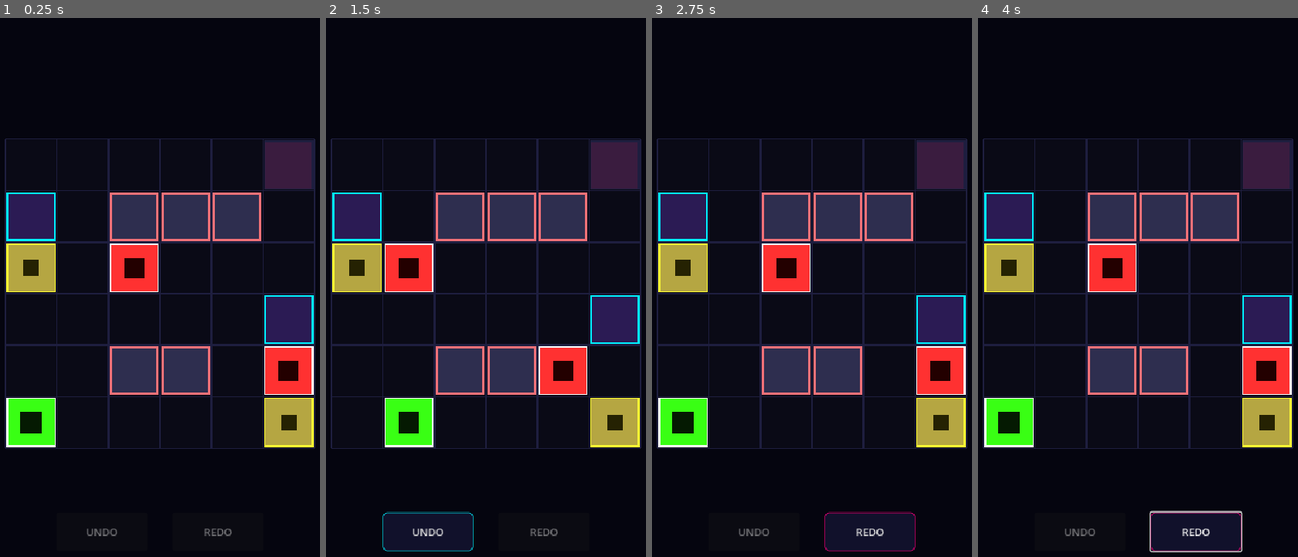
Above: before the commit, frames 1-4 (left to right).
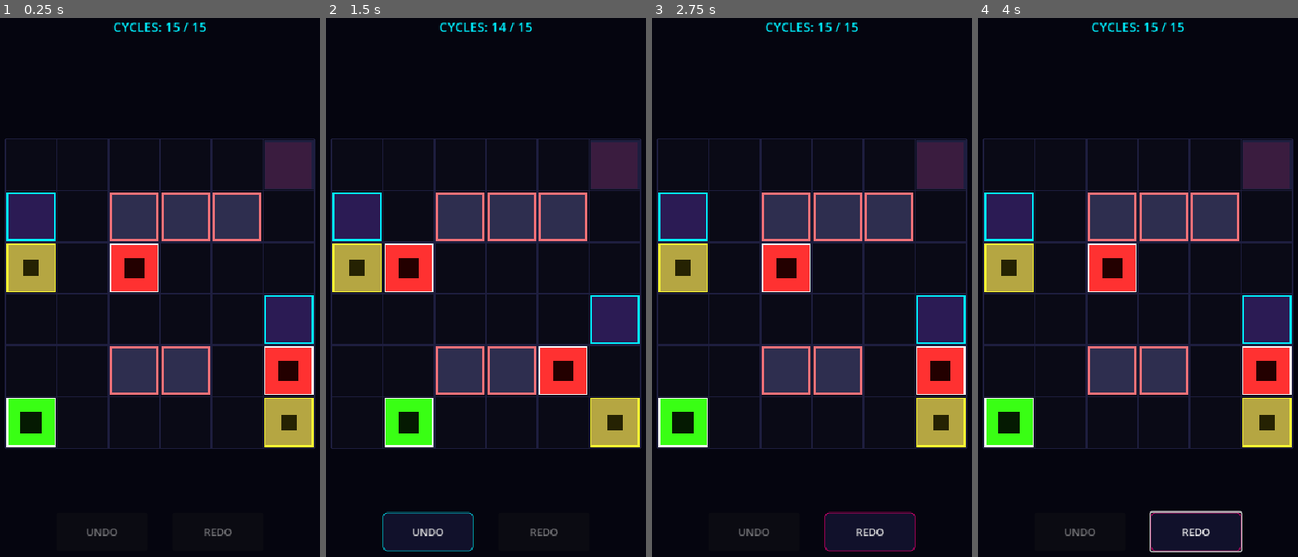
Above: after the commit, the same moments.

Repository: Kartikesh07/grid-walker
Game: Godot game, scene res://main.tscn
The game is run twice, just before and just after one commit, with the same random seed, the same clock (stepped at 60 frames per second) and the same inputs.
Inputs (mouse positions are in pixels of both pictures, inside the frame that each line leads up to):
- Up to frame 1 (0.25 s): no input
- Up to frame 2 (1.5 s): tap Enter at 0.5 s; move the mouse to (562, 260) at 0.52 s; hold Right (ui_right) 0.53-1.25 s; tap Z at 0.6 s; click (562, 260) at 0.67 s; click "REDO" at 1.25 s
- Up to frame 3 (2.75 s): click "UNDO" at 2 s
- Up to frame 4 (4 s): tap Space at 2.75 s; drag from (1067, 325) to (1122, 416) at 2.77 s; tap Enter at 3.5 s; move the mouse to (1173, 158) at 3.52 s; hold Right (ui_right) from 3.53 s (still down); tap Z at 3.6 s

The runs differ from the first frame. In frame 1, 0.2% of the frame differs, in the area x 35-65%, y 0-3%; in frame 2, 0.2%; in frame 3, 0.2%; in frame 4, 0.2%.

Commit message:
feat: implement move cycle limits and top HUD CyclesLabel counter

Diff:
--- a/main.tscn
+++ b/main.tscn
@@ -173,3 +173,18 @@
 theme_override_styles/normal = SubResource("StyleBoxFlat_m2f1d")
 theme_override_styles/hover = SubResource("StyleBoxFlat_4pl41")
 text = "REDO"
+
+[node name="CyclesLabel" type="Label" parent="HUD" unique_id=1079832004]
+anchors_preset = 5
+anchor_left = 0.5
+anchor_right = 0.5
+offset_left = -150.0
+offset_top = 40.0
+offset_right = 150.0
+offset_bottom = 90.0
+grow_horizontal = 2
+theme_override_colors/font_color = Color(0, 0.9411765, 1, 1)
+theme_override_font_sizes/font_size = 20
+text = "CYCLES: 15 / 15"
+horizontal_alignment = 1
+vertical_alignment = 1
--- a/src/core/grid_model.gd
+++ b/src/core/grid_model.gd
@@ -21,6 +21,10 @@
 var game_over: bool = false
 var emp_active_turns: int = 0
 
+# Cycle limits
+var max_cycles: int = 15
+var remaining_cycles: int = 15
+
 # Initialize from LevelData (Loading all layouts)
 func initialize(level_data: Resource) -> void:
 	width = level_data.width
@@ -37,6 +41,10 @@
 	game_over = false
 	emp_active_turns = 0
 
+	# Load cycle constraints
+	max_cycles = level_data.max_cycles
+	remaining_cycles = max_cycles
+
 # Move turn: moves player and moves all zombies (blocked by walls/edges only)
 func move(direction: Vector2i) -> Dictionary:
 	var report = {
@@ -48,11 +56,12 @@
 		"victory": victory,
 		"game_over": game_over,
 		"exit_unlocked": exit_unlocked,
-		"emp_active_turns": emp_active_turns
+		"emp_active_turns": emp_active_turns,
+		"remaining_cycles": remaining_cycles
 	}
 
 	# If game is already won or lost, block any further moves
-	if victory or game_over:
+	if victory or game_over or remaining_cycles <= 0:
 		return report
 
 	# 1. Validate Player proposed move (blocked by walls or grid edges)
@@ -65,6 +74,9 @@
 	var old_admin_pos = admin_pos
 	admin_pos = proposed_admin_pos
 	report["admin_new"] = admin_pos
+
+	# Deduct turn cycle
+	remaining_cycles -= 1
 
 	# 2. Move Zombies (Mirrored direction unless EMP freeze is active)
 	var old_zombies = zombie_positions.duplicate()
@@ -134,6 +146,11 @@
 				print("Breach detected: Swapping collision!")
 				break
 
+	# 3.9 Check if player ran out of moves (if not already game_over/victory)
+	if not game_over and remaining_cycles <= 0:
+		game_over = true
+		print("Breach detected: Exceeded cycle limits!")
+
 	# 4. Check Exit Portal unlock state
 	exit_unlocked = zombie_positions.is_empty()
 
@@ -147,6 +164,7 @@
 	report["victory"] = victory
 	report["game_over"] = game_over
 	report["emp_active_turns"] = emp_active_turns
+	report["remaining_cycles"] = remaining_cycles
 
 	return report
 
@@ -163,7 +181,8 @@
 		"exit_unlocked": exit_unlocked,
 		"victory": victory,
 		"game_over": game_over,
-		"emp_active_turns": emp_active_turns
+		"emp_active_turns": emp_active_turns,
+		"remaining_cycles": remaining_cycles
 	}
 
 # Simple deserialization for history management
@@ -175,3 +194,4 @@
 	victory = state["victory"]
 	game_over = state["game_over"]
 	emp_active_turns = state["emp_active_turns"]
+	remaining_cycles = state["remaining_cycles"]
--- a/src/game_manager.gd
+++ b/src/game_manager.gd
@@ -34,7 +34,7 @@
 	hud.undo_requested.connect(_on_hud_undo)
 	hud.redo_requested.connect(_on_hud_redo)
 
-	# Initialize HUD button states
+	# Initialize HUD button and cycle states
 	_update_hud_states()
 
 func _on_move_requested(direction: Vector2i) -> void:
@@ -57,7 +57,7 @@
 			print("BREACHED! Game Over!")
 			hud.show_breach()
 		else:
-			# Update buttons for normal play
+			# Update buttons and cycles count for normal play
 			_update_hud_states()
 
 func _on_undo_requested() -> void:
@@ -115,6 +115,7 @@
 	level_view.setup(model)
 	_update_hud_states()
 
-# Refreshes the persistent HUD button states based on history availability
+# Refreshes the persistent HUD buttons and step counters based on current model history values
 func _update_hud_states() -> void:
 	hud.update_history_buttons(history.can_undo(), history.can_redo())
+	hud.update_cycles(model.remaining_cycles, model.max_cycles)
--- a/src/scenes/hud.gd
+++ b/src/scenes/hud.gd
@@ -13,6 +13,7 @@
 # Persistent HUD nodes
 @onready var undo_hud_button: Button = $ControlButtons/UndoHUDButton
 @onready var redo_hud_button: Button = $ControlButtons/RedoHUDButton
+@onready var cycles_label: Label = $CyclesLabel
 
 # Color presets for popup borders
 const COLOR_VICTORY_BORDER = Color("39ff14") # Neon green
@@ -45,6 +46,11 @@
 func hide_popup() -> void:
 	popup.hide()
 
+# Updates the cycles count label text
+func update_cycles(remaining: int, max_val: int) -> void:
+	if cycles_label:
+		cycles_label.text = "CYCLES: " + str(remaining) + " / " + str(max_val)
+
 # Updates the button enabled/disabled states based on historical stack sizes
 func update_history_buttons(can_undo: bool, can_redo: bool) -> void:
 	if popup.visible:
